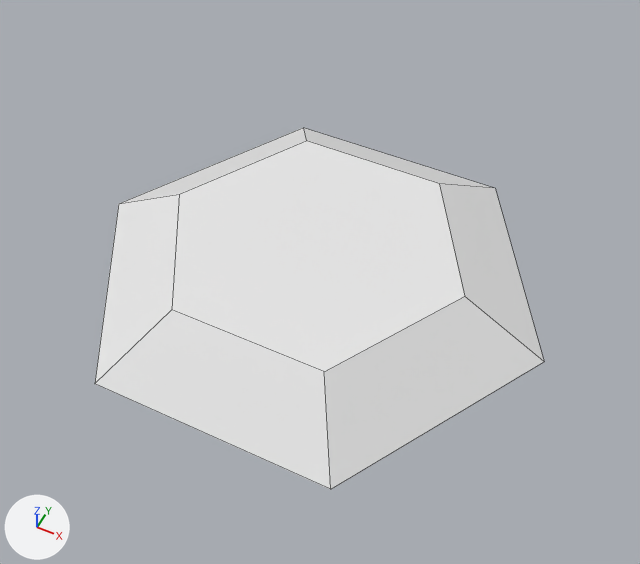
Before and after pictures for a commit that changed the Blender file Assets/Models/Modul_Verkleidung_Oben.blend.
The view is the same before and after, from a 50 mm camera at (1.74, -3.41, 11.22) aimed at (0.18, -0.27, 7.31). Arrows for +X, +Y and +Z are at lower left; the lights stay in place. Mesh edges are drawn as thin lines.

Script lines for the objects in view, before the commit:
```python
me_circle_002 = bpy.data.meshes.new('Circle.002')
me_circle_002.from_pydata(...)  # 12 vertices, 7 faces; spans x -1.32..1.32, y -1.52..1.52, z 7.0..7.31
ob_verkleidungoben = bpy.data.objects.new('VerkleidungOben', me_circle_002)
ob_verkleidungoben.location = (0.0, 0.0, 0.0)
ob_verkleidungoben.rotation_euler = (0.0, 0.0, 0.524)  # degrees (0, 0, 30)
```
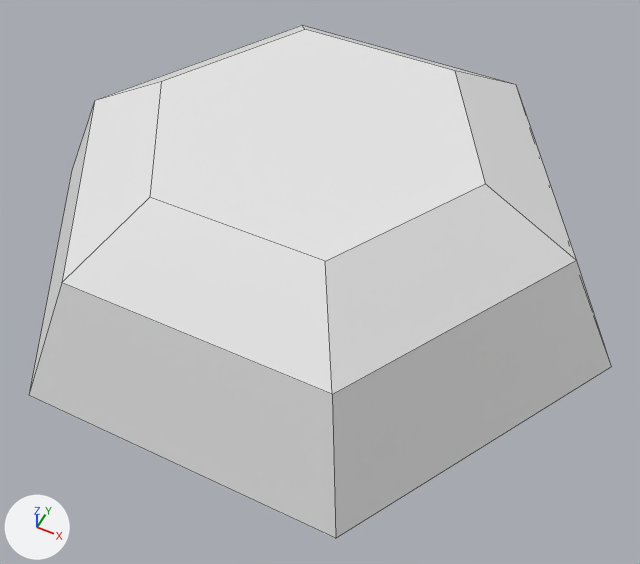
Pixel boxes (x1, y1, x2, y2) of what changed, in the pictures (640 x 564 px):
'VerkleidungOben', reshaped (30% wider, 42% taller)
    before: (95, 128, 544, 489)
    after: (29, 25, 611, 538)
part 1 of me_circle_002, added
    after: (29, 25, 611, 538)

What changed in the scene script:
```text
Change me_circle_002:
    used by ob_verkleidungoben; location = (0.0, 0.0, 0.0); rotation_euler = (0.0, 0.0, 0.524), in degrees (0, 0, 30)
    remove me_circle_002.from_pydata(...)  # 12 vertices, 7 faces; spans x -1.32..1.32, y -1.52..1.52, z 7.0..7.31
    add me_circle_002.from_pydata(...)  # 30 vertices, 20 faces; spans x -1.62..1.62, y -1.87..1.87, z 7.0..8.19
    me_circle_002 part 1: a new loose piece of 18 vertices spanning x -1.62..1.62, y -1.87..1.87, z 7.17..8.19
```
